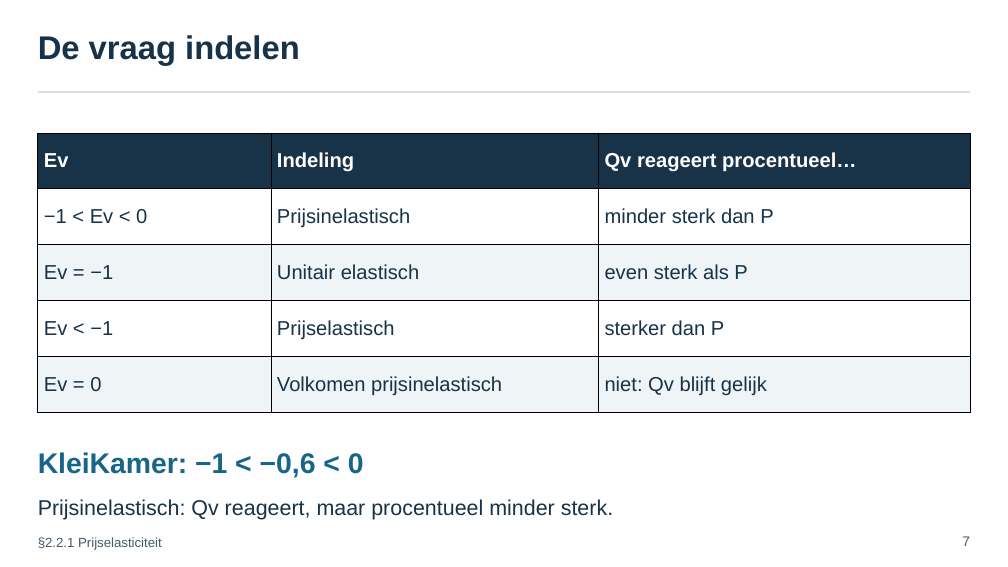
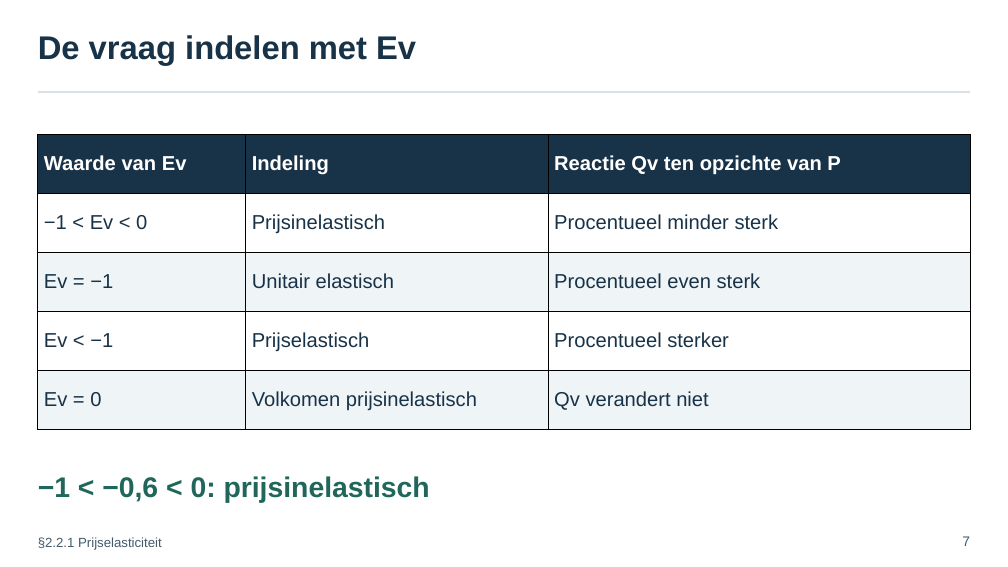
Before and after one commit to meijer1973/4veco-lessen, a slide deck: slide 7 of Boek 2 - Kosten, opbrengsten, elasticiteit en surplus/edities/chat-2026/bronnen/H2/paragrafen/2.2.1 Prijselasticiteit/2.2.1 Prijselasticiteit – presentatie.pptx. Drawn at 1008x567 pixels with LibreOffice and Linux fonts; fonts in the diff are those of the drawing. Boxes give left, top, right and bottom in pixels: in the first picture for what was removed or moved away, otherwise in the second. Text is boxed around its words. In the diff, an @@ line names an element or a change of style, - is before the commit and + after.

```diff
--- a/Boek 2 - Kosten, opbrengsten, elasticiteit en surplus/edities/chat-2026/bronnen/H2/paragrafen/2.2.1 Prijselasticiteit/2.2.1 Prijselasticiteit – presentatie.pptx
+++ b/Boek 2 - Kosten, opbrengsten, elasticiteit en surplus/edities/chat-2026/bronnen/H2/paragrafen/2.2.1 Prijselasticiteit/2.2.1 Prijselasticiteit – presentatie.pptx
@@ text at (x1=38, y1=35, x2=416, y2=66): text changed @@
-De vraag indelen
+De vraag indelen met Ev
@@ table at (x1=37, y1=134, x2=970, y2=429) @@
-row 1, column 1: Ev
+row 1, column 1: Waarde van Ev
-row 1, column 3: Qv reageert procentueel…
+row 1, column 3: Reactie Qv ten opzichte van P
-row 2, column 3: minder sterk dan P
+row 2, column 3: Procentueel minder sterk
-row 3, column 3: even sterk als P
+row 3, column 3: Procentueel even sterk
-row 4, column 3: sterker dan P
+row 4, column 3: Procentueel sterker
-row 5, column 3: niet: Qv blijft gelijk
+row 5, column 3: Qv verandert niet
@@ text at (x1=38, y1=476, x2=430, y2=503): text changed; text colour #17658A to #20665B @@
-KleiKamer: −1 < −0,6 < 0
+−1 < −0,6 < 0: prijsinelastisch
@@ text removed at (x1=38, y1=499, x2=613, y2=520) @@
-Prijsinelastisch: Qv reageert, maar procentueel minder sterk.
```
Also in this commit, not shown: 15 other slides changed, 8 slides added, 6 slides removed, 12 other files.
